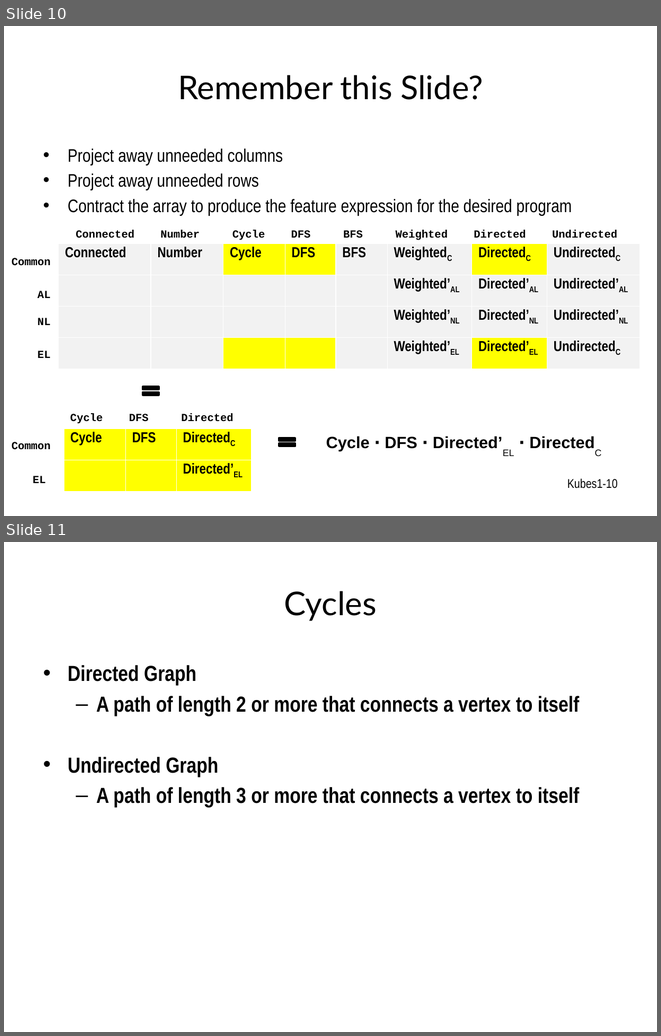
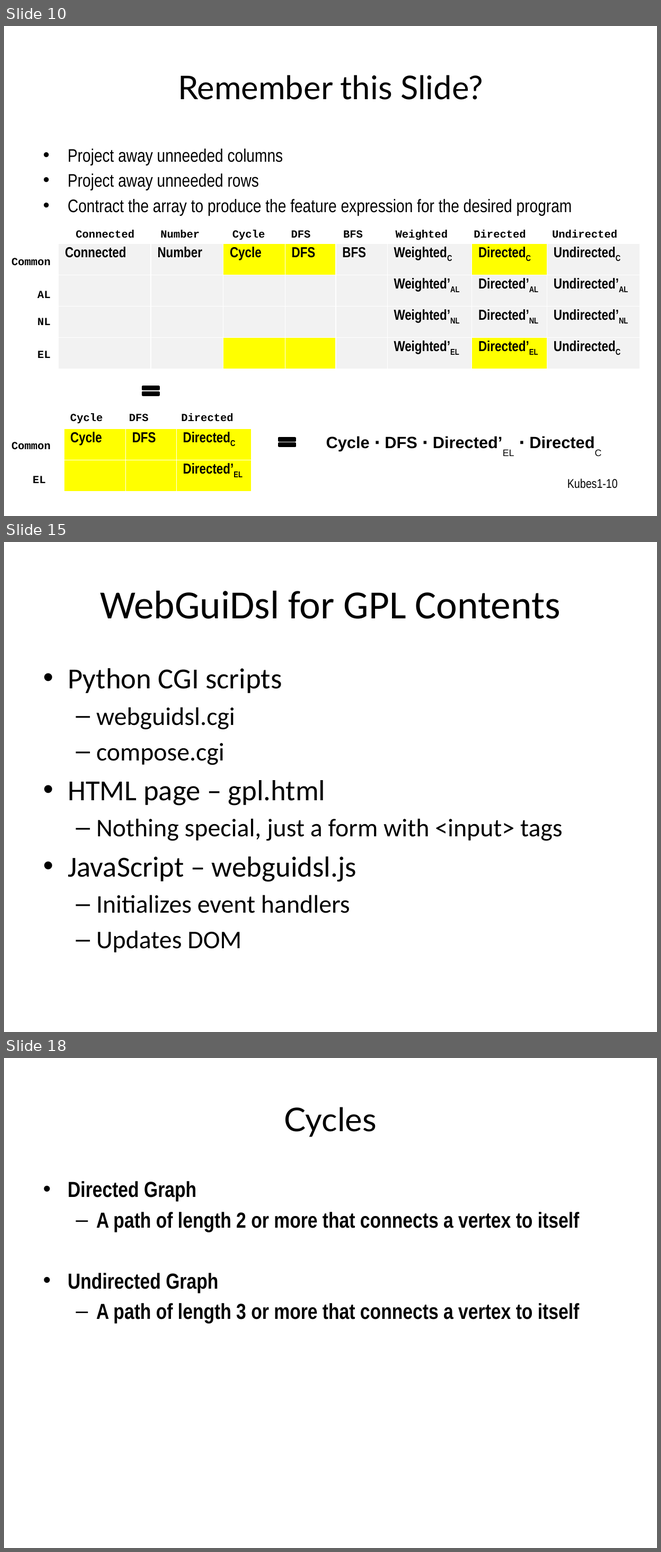
Before and after one commit to toomanyjoes/spring2011-cs392, a slide deck: GPL.pptx. Shown one above the other, each under a label of ours: slides 10 and 11 before the commit, slides 10, 15 and 18 after it; the slides between them are not shown. The pictures are 661x1036 and 661x1552 pixels, drawn with LibreOffice and Linux fonts; fonts in the diff are those of the drawing. Boxes give left, top, right and bottom in pixels: in the first picture for what was removed or moved away, otherwise in the second. Text is boxed around its words. In the diff, an @@ line names an element or a change of style, - is before the commit and + after.

```diff
--- a/GPL.pptx
+++ b/GPL.pptx
@@ slide 15 added at box(4, 542, 657, 1032), background #FFFFFF @@
@@ title added at box(100, 590, 560, 619), 44 pt, text #000000 @@
+WebGuiDsl for GPL Contents
@@ text added at box(68, 668, 563, 952), 28 pt, text #000000 @@
+• Python CGI scripts
+  – webguidsl.cgi
+  – compose.cgi
+• HTML page – gpl.html
+  – Nothing special, just a form with <input> tags
+• JavaScript – webguidsl.js
+  – Initializes event handlers
+  – Updates DOM
@@ what was slide 11 is now slide 18 @@
```
Also in this commit, not shown: 13 other slides added, 1 other file.
